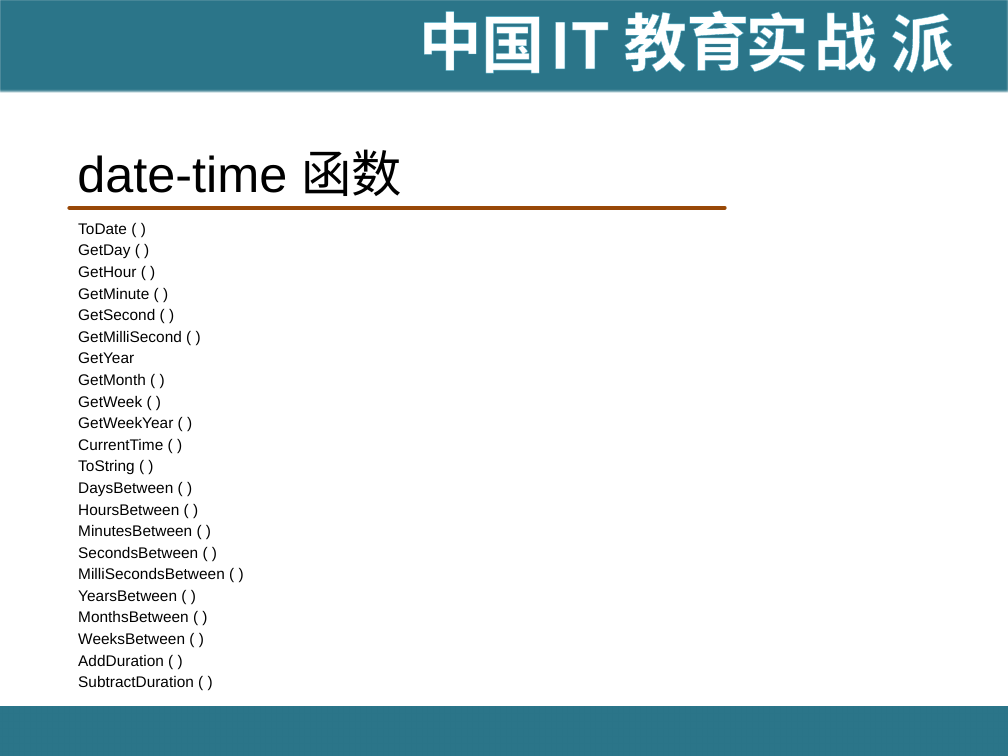
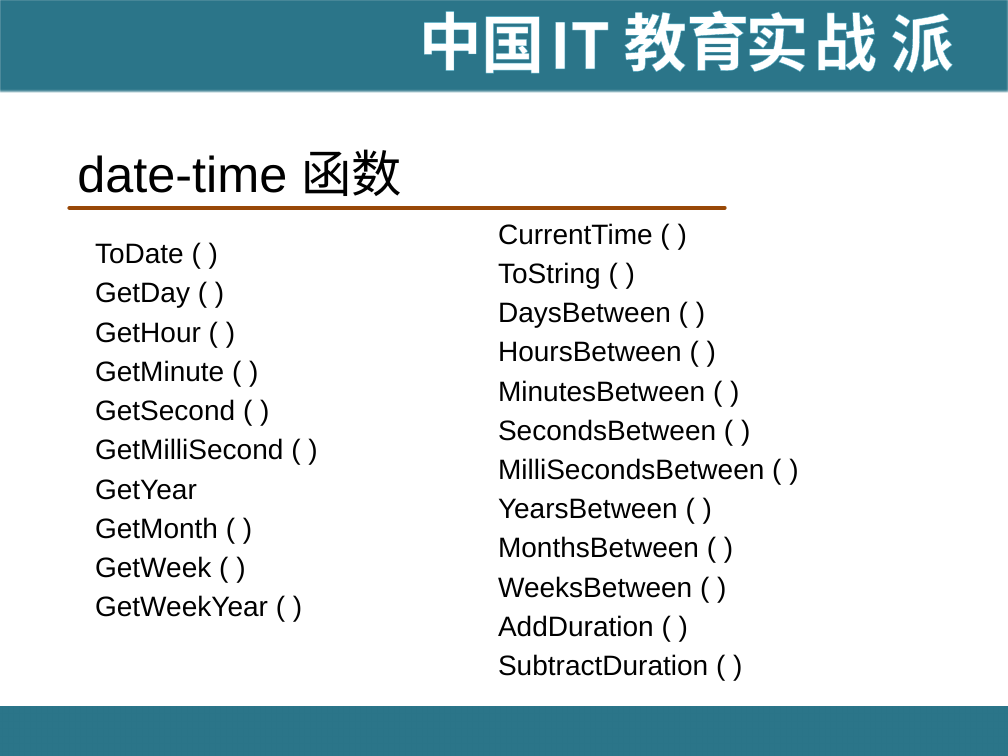
Before and after one commit to hanningxiao/BigData, a slide deck: slide 75 of [IT18掌www.it18zhang.com]Pig.pptx (slide 51 before the commit). Drawn at 1008x756 pixels with LibreOffice and Linux fonts; fonts in the diff are those of the drawing; background and template pictures are left out. Boxes give left, top, right and bottom in pixels: in the first picture for what was removed or moved away, otherwise in the second. Text is boxed around its words. In the diff, an @@ line names an element or a change of style, - is before the commit and + after.

```diff
--- a/[IT18掌www.it18zhang.com]Pig.pptx
+++ b/[IT18掌www.it18zhang.com]Pig.pptx
@@ text at bbox=[78, 223, 182, 428]: paragraphs removed @@
-ToDate ( )
-GetDay ( )
-GetHour ( )
-GetMinute ( )
-GetSecond ( )
-GetMilliSecond ( )
-GetYear
-GetMonth ( )
-GetWeek ( )
-GetWeekYear ( )
@@ text "CurrentTime ( )": place and size @@
-text "CurrentTime ( )" at bbox=[78, 223, 225, 687]
+text "CurrentTime ( )" at bbox=[498, 223, 764, 676]
@@ text "CurrentTime ( )" at bbox=[498, 223, 764, 676]: size 11 to 20 pt; more space between paragraphs @@
@@ text added at bbox=[95, 243, 283, 617], 20 pt, text #000000 @@
+ToDate ( )
+GetDay ( )
+GetHour ( )
+GetMinute ( )
+GetSecond ( )
+GetMilliSecond ( )
+GetYear
+GetMonth ( )
+GetWeek ( )
+GetWeekYear ( )
```
Also in this commit, not shown: 13 other slides changed, 55 slides added, 1 other file.
